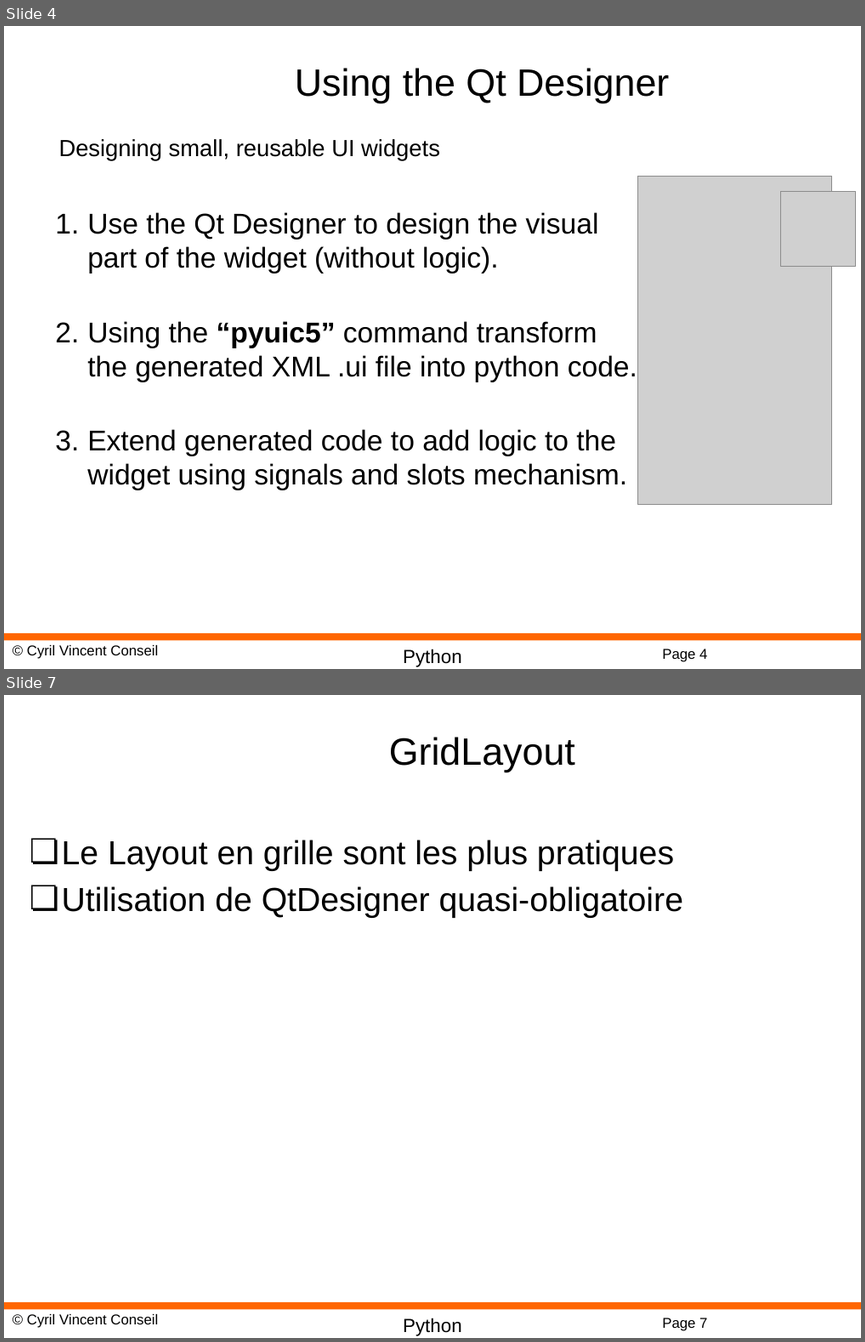
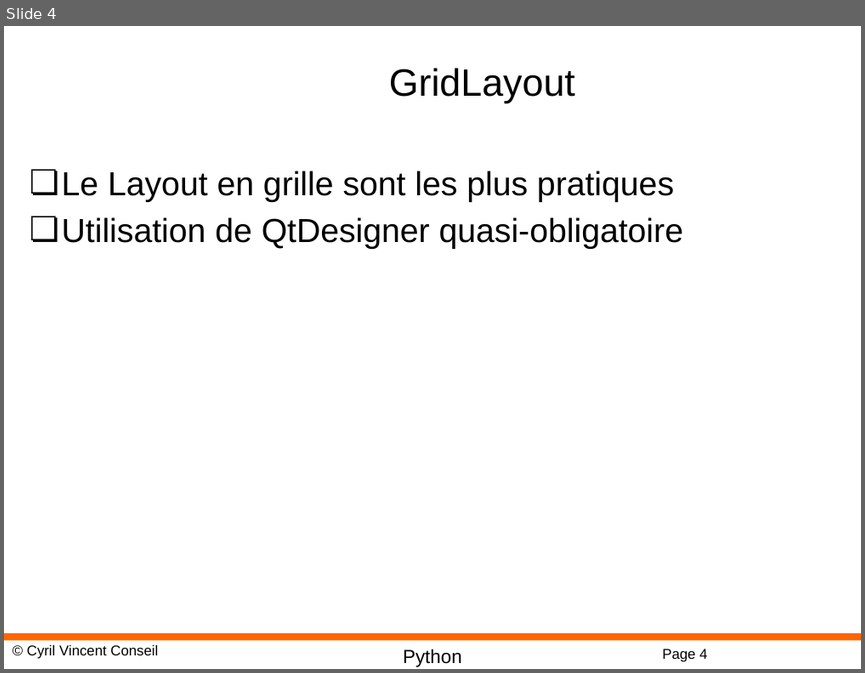
Before and after one commit to cyrilvincent/python-advanced, a slide deck: PPT/PyQt05-QtDesigner.pptx. Shown one above the other, each under a label of ours: slides 4 and 7 before the commit, slide 4 after it; the slides between them are not shown. The pictures are 865x1342 and 865x673 pixels, drawn with LibreOffice and Linux fonts; fonts in the diff are those of the drawing; grey boxes stand for pictures; background and template pictures are left out. Boxes give left, top, right and bottom in pixels: in the first picture for what was removed or moved away, otherwise in the second. Text is boxed around its words. In the diff, an @@ line names an element or a change of style, - is before the commit and + after.

```diff
--- a/PPT/PyQt05-QtDesigner.pptx
+++ b/PPT/PyQt05-QtDesigner.pptx
@@ slide 4 removed at bbox=[4, 26, 861, 669], background #FFFFFF; not listed: 4 template elements that a slide beside it also shows @@
@@ title removed at bbox=[295, 68, 669, 103] @@
-Using the Qt Designer
@@ text removed at bbox=[59, 139, 440, 161] @@
-Designing small, reusable UI widgets
@@ picture removed at bbox=[638, 176, 832, 504] @@
@@ picture removed at bbox=[780, 192, 856, 267] @@
@@ text removed at bbox=[87, 212, 637, 490] @@
-1. Use the Qt Designer to design the visual part of the widget (without logic).
-2. Using the “pyuic5” command transform the generated XML .ui file into python code.
-3. Extend generated code to add logic to the widget using signals and slots mechanism.
@@ what was slide 7 is now slide 4 @@
@@ page number at bbox=[662, 648, 707, 662]: text changed @@
-Page 7
+Page 4
```
Also in this commit, not shown: 4 slides changed, 1 slide added, 6 other files.
